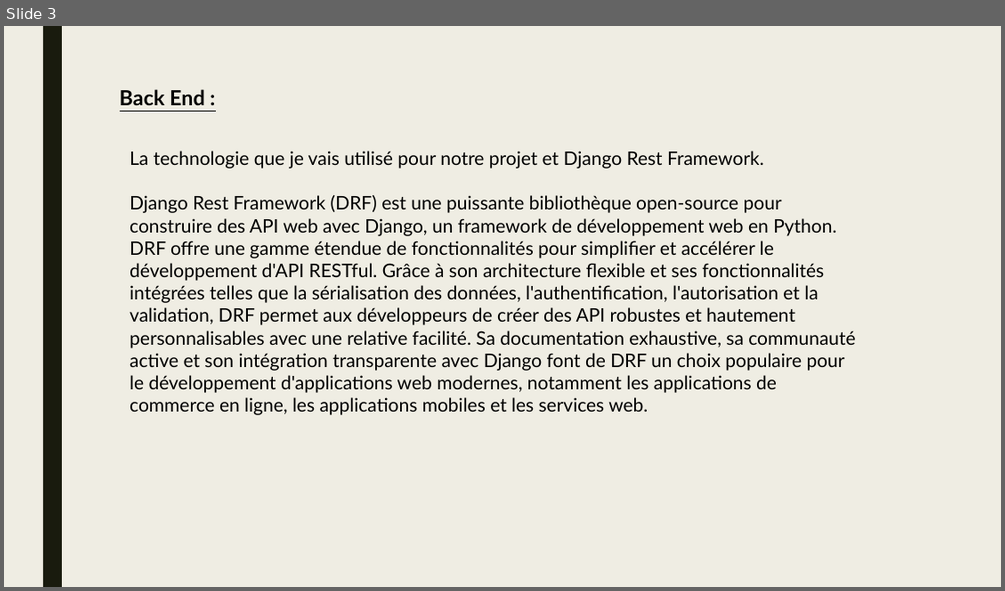
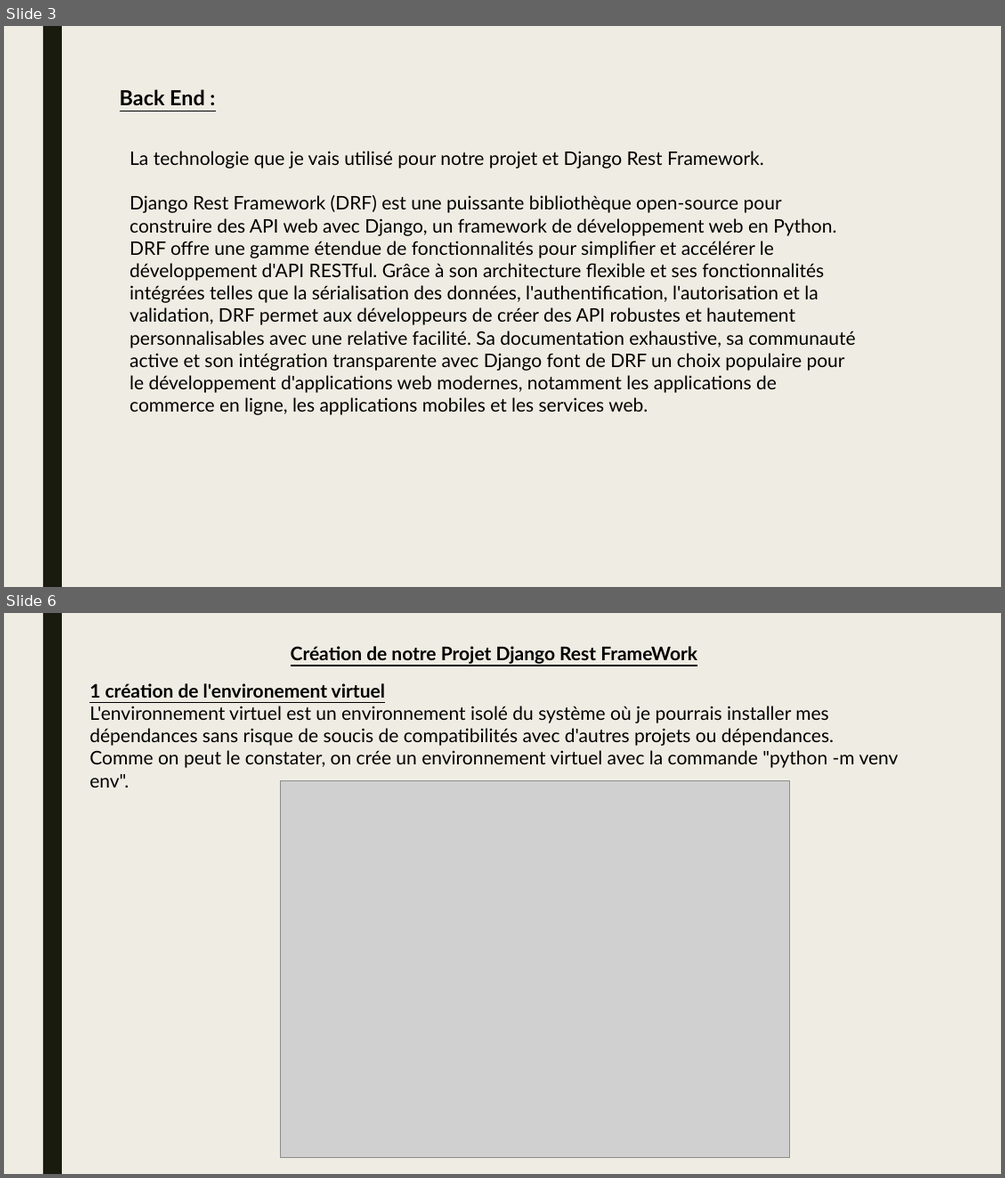
Before and after one commit to NoriTaka68/MyShop_V3, a slide deck: Dossier Pro/Application Django rest.pptx. Shown one above the other, each under a label of ours: slide 3 before the commit, slides 3 and 6 after it; the slides between them are not shown. The pictures are 1005x591 and 1005x1178 pixels, drawn with LibreOffice and Linux fonts; fonts in the diff are those of the drawing; grey boxes stand for pictures. Boxes give left, top, right and bottom in pixels: in the first picture for what was removed or moved away, otherwise in the second. Text is boxed around its words. In the diff, an @@ line names an element or a change of style, - is before the commit and + after.

```diff
--- a/Dossier Pro/Application Django rest.pptx
+++ b/Dossier Pro/Application Django rest.pptx
@@ slide 6 added at (4,613,1001,1174), background #EFEDE3; not listed: 1 template element that a slide beside it also shows @@
@@ text added at (291,646,697,664), 18 pt, text #000000, bold, underline @@
+Création de notre Projet Django Rest FrameWork
@@ text added at (89,683,898,768), 18 pt, text #000000 @@
+1 création de l'environement virtuel
+L'environnement virtuel est un environnement isolé du système où je pourrais installer mes dépendances sans risque de soucis de compatibilités avec d'autres projets ou dépendances.
+Comme on peut le constater, on crée un environnement virtuel avec la commande "python -m venv env".
@@ picture added at (281,780,790,1158) @@
```
Also in this commit, not shown: 10 other slides added, 1 slide removed, 2 other files.
